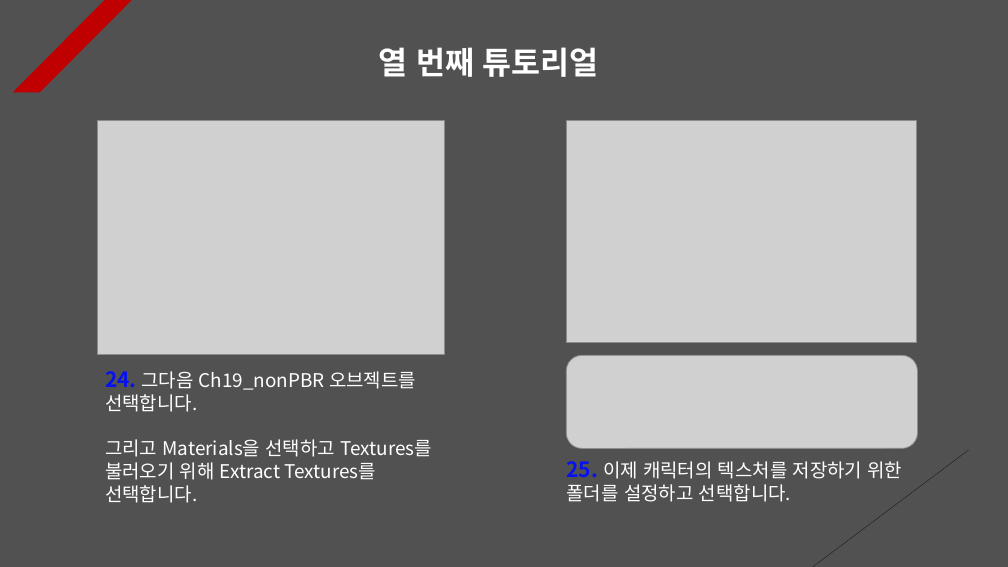
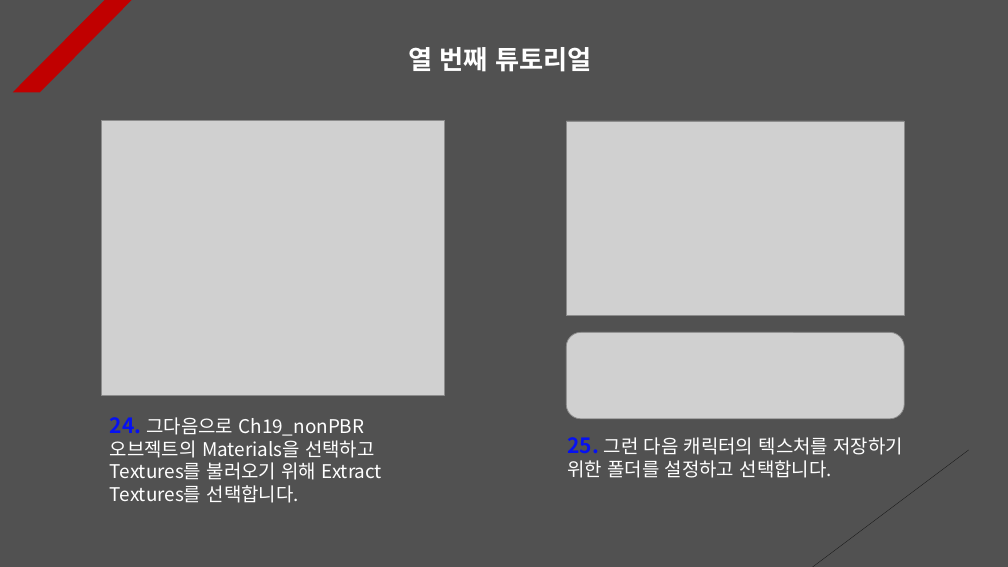
Before and after one commit to Unity2033/3D-UnityEngine, a slide deck: slide 10 of Assets/Class/Animation Retargeting/PPT Data/Animation Retargeting Example.pptx. Drawn at 1008x567 pixels with LibreOffice and Linux fonts; fonts in the diff are those of the drawing; grey boxes stand for pictures. Boxes give left, top, right and bottom in pixels: in the first picture for what was removed or moved away, otherwise in the second. Text is boxed around its words. In the diff, an @@ line names an element or a change of style, - is before the commit and + after.

```diff
--- a/Assets/Class/Animation Retargeting/PPT Data/Animation Retargeting Example.pptx
+++ b/Assets/Class/Animation Retargeting/PPT Data/Animation Retargeting Example.pptx
@@ text "열 번째 튜토리얼" at <box>408,47,591,72</box>: size 30 to 25 pt; alignment left to centre @@
@@ picture: place and size @@
-picture at <box>97,120,445,354</box>
+picture at <box>102,120,445,395</box>
@@ picture: place and size @@
-picture at <box>566,121,917,343</box>
+picture at <box>566,121,904,316</box>
@@ picture: place and size @@
-picture at <box>566,355,918,448</box>
+picture at <box>566,333,904,419</box>
@@ text at <box>110,417,382,503</box>: text changed @@
-24. 그다음 Ch19_nonPBR 오브젝트를 선택합니다.
-그리고 Materials을 선택하고 Textures를 불러오기 위해 Extract Textures를 선택합니다.
+24. 그다음으로 Ch19_nonPBR 오브젝트의 Materials을 선택하고 Textures를 불러오기 위해 Extract Textures를 선택합니다.
@@ text at <box>567,437,904,478</box>: text changed @@
-25. 이제 캐릭터의 텍스처를 저장하기 위한 폴더를 설정하고 선택합니다.
+25. 그런 다음 캐릭터의 텍스처를 저장하기 위한 폴더를 설정하고 선택합니다.
```
Also in this commit, not shown: 13 other slides changed, 15 other files.
